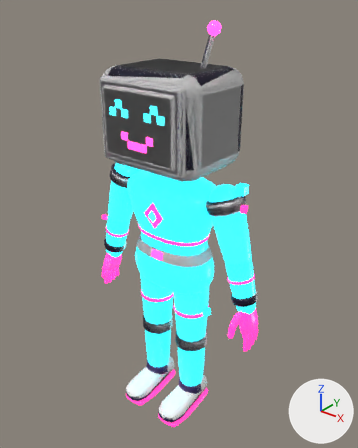
A saved change to the Blender file art/blender/operator_glitch.blend.
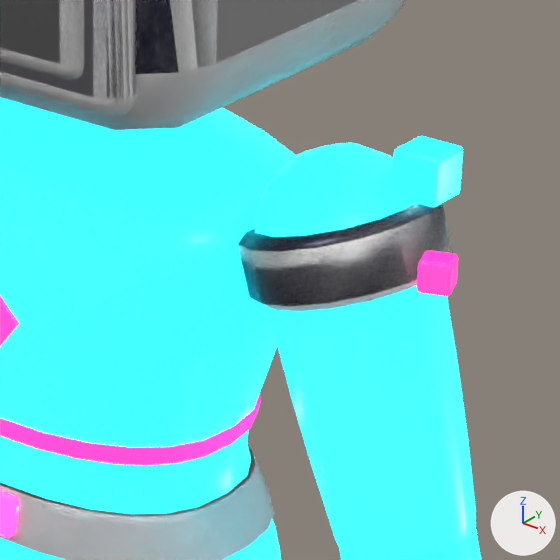
Each version is shown whole from a 50 mm lens placed at (1.431, -1.746, 2.198), pointed at (0.0, 0.044, 1.089), then close up on the part from 45% to 75% of the width and 35% to 59% of the height. Arrows for +X, +Y and +Z are at lower right; the lights stay in place. The older version's two pictures come first.

The older version as bpy lines, for what is in view:
```python
ob_body = bpy.data.objects.new('Body', me_body)
ob_body.location = (0.0, 0.0, 0.0)
ob_gl_bit0 = bpy.data.objects.new('GL_Bit0', me_gl_bit0)
ob_gl_bit0.location = (0.375, 0.02, 1.38)
ob_gl_bit1 = bpy.data.objects.new('GL_Bit1', me_gl_bit1)
ob_gl_bit1.location = (0.415, -0.02, 1.31)
ob_gl_bit1.rotation_euler = (0.0, 0.0, 0.349)  # degrees (0, 0, 20)
ob_gl_upperarml = bpy.data.objects.new('GL_UpperArmL', me_gl_upperarml)
ob_gl_upperarml.location = (0.305, 0.0, 1.31)
ob_gl_upperarml.rotation_euler = (3.142, -0.297, 0.0)  # degrees (180, -17, 0)
# also in view: 'GL_ShoulderUpperArmL' at (0.308, 0.0, 1.3); 'GL_Monitor' at (0.0, -0.005, 1.65)
```
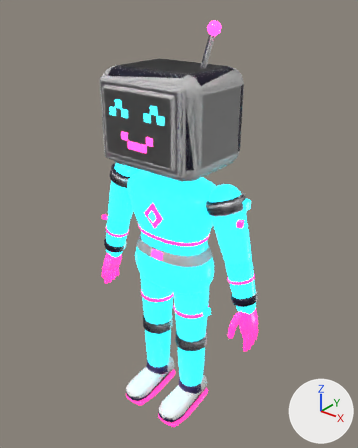
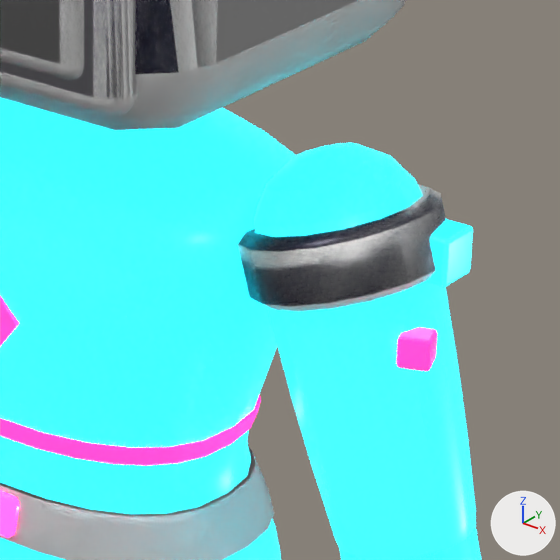
Pixel boxes (x1, y1, x2, y2) of what changed, in the close-ups (560 x 560 px; the box of a moved part takes in the faces that stretch with it):
'GL_Bit1', moved
    before: (417, 250, 458, 296)
    after: (397, 327, 437, 365)
'GL_Bit0', moved
    before: (398, 147, 463, 197)
    after: (427, 219, 473, 286)
part 1 of me_body, moved or reshaped
    before: (392, 136, 463, 207)
    after: (426, 219, 473, 287)
part 2 of me_body, moved or reshaped
    before: (417, 250, 459, 296)
    after: (396, 332, 437, 371)

What changed in the scene script:
```text
Change me_body:
    where me_body.from_pydata(...)  # 6697 vertices, 6724 faces; spans x -0.51..0.5, y -0.25..0.27, z 0.0..2.07
    used by ob_body; location = (0.0, 0.0, 0.0)
    me_body part 1: the loose piece of 56 vertices spanning x 0.35..0.4, y 0.0..0.04, z 1.36..1.4 is moved by (0.02, 0.0, -0.07)
    me_body part 2: the loose piece of 56 vertices spanning x 0.4..0.43, y -0.04..0.0, z 1.29..1.32 is moved by (-0.01, -0.01, -0.07)
Change ob_gl_bit0:
    ob_gl_bit0.location: (0.375, 0.02, 1.38) -> (0.39, 0.02, 1.31)
Change ob_gl_bit1:
    ob_gl_bit1.location: (0.415, -0.02, 1.31) -> (0.405, -0.03, 1.24)
```
